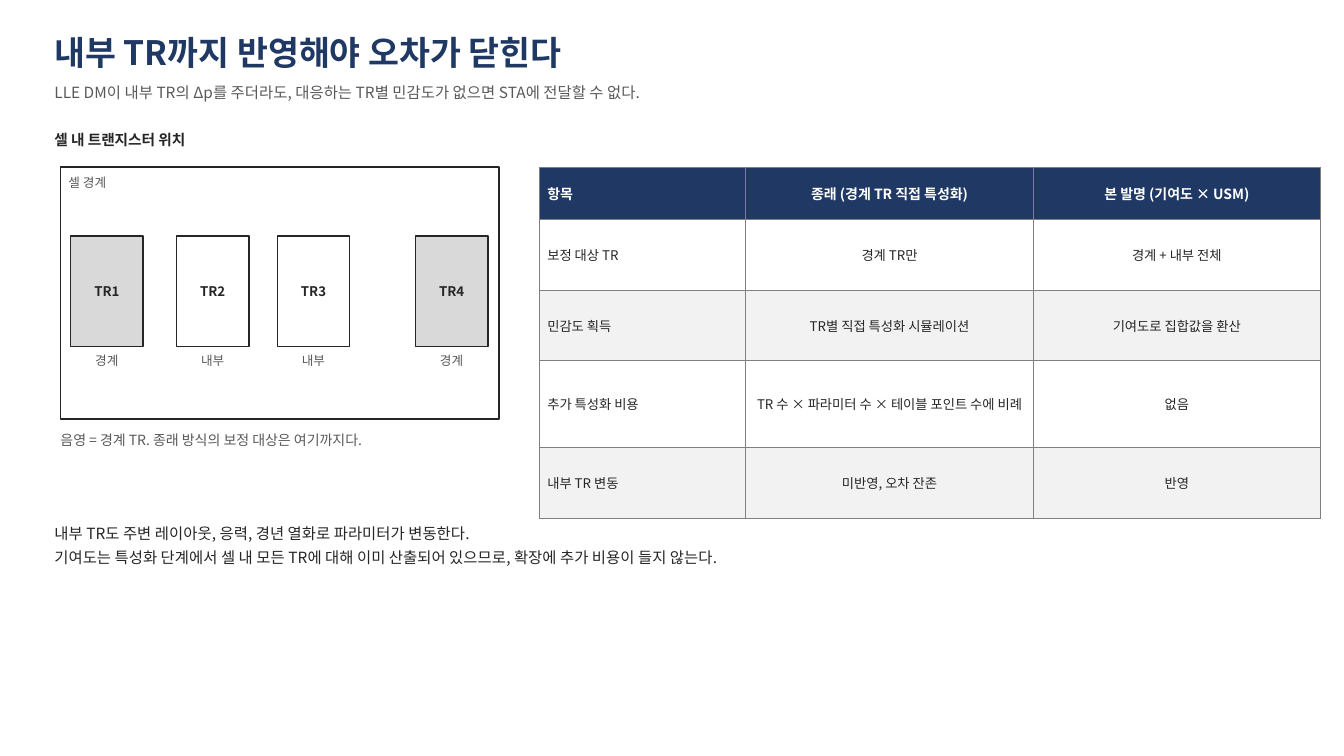
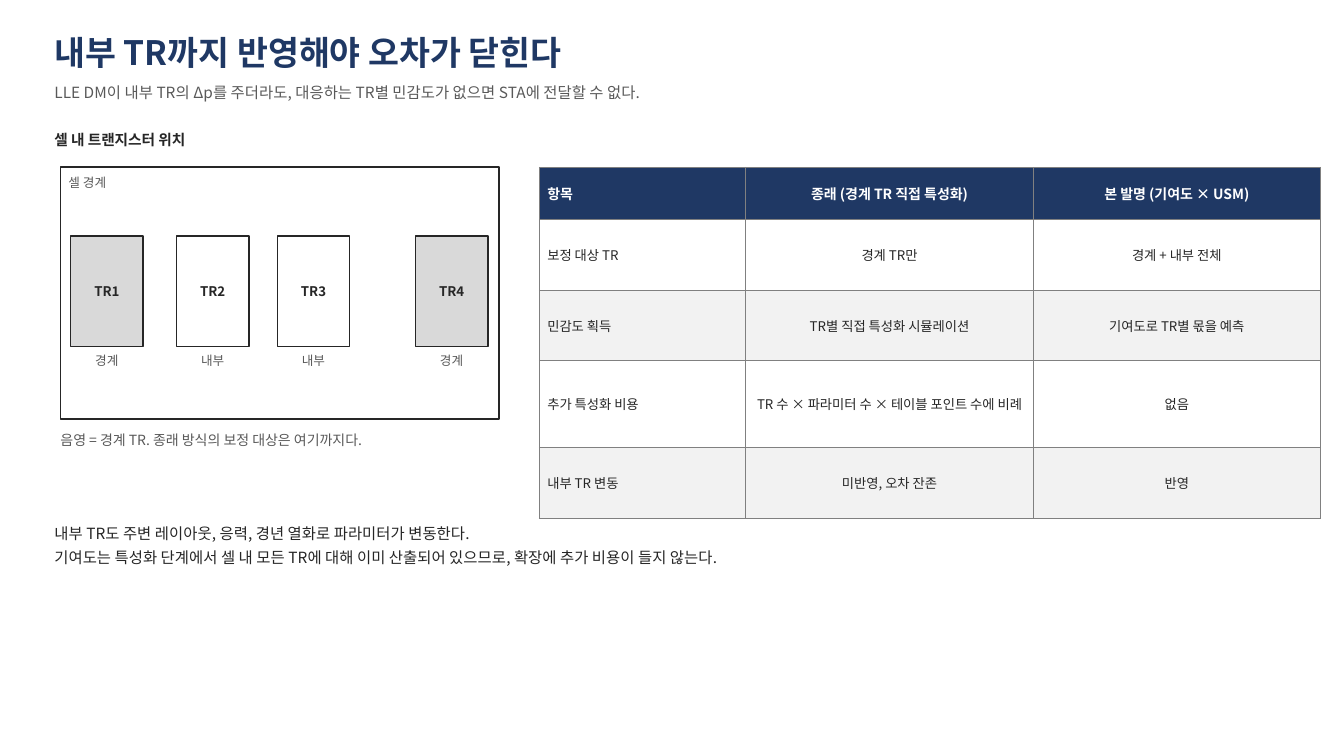
Before and after one commit to Yoobeom/Yoobeom, a slide deck: slide 4 of lvf_global_var/doc/slides/invention_4steps.pptx. Drawn at 1344x756 pixels with LibreOffice and Linux fonts; fonts in the diff are those of the drawing. Boxes give left, top, right and bottom in pixels: in the first picture for what was removed or moved away, otherwise in the second. Text is boxed around its words. In the diff, an @@ line names an element or a change of style, - is before the commit and + after.

```diff
--- a/lvf_global_var/doc/slides/invention_4steps.pptx
+++ b/lvf_global_var/doc/slides/invention_4steps.pptx
@@ table at [539,167,1321,518] @@
-row 3, column 3: 기여도로 집합값을 환산
+row 3, column 3: 기여도로 TR별 몫을 예측
```
Also in this commit, not shown: 3 other slides changed, 6 other files.
